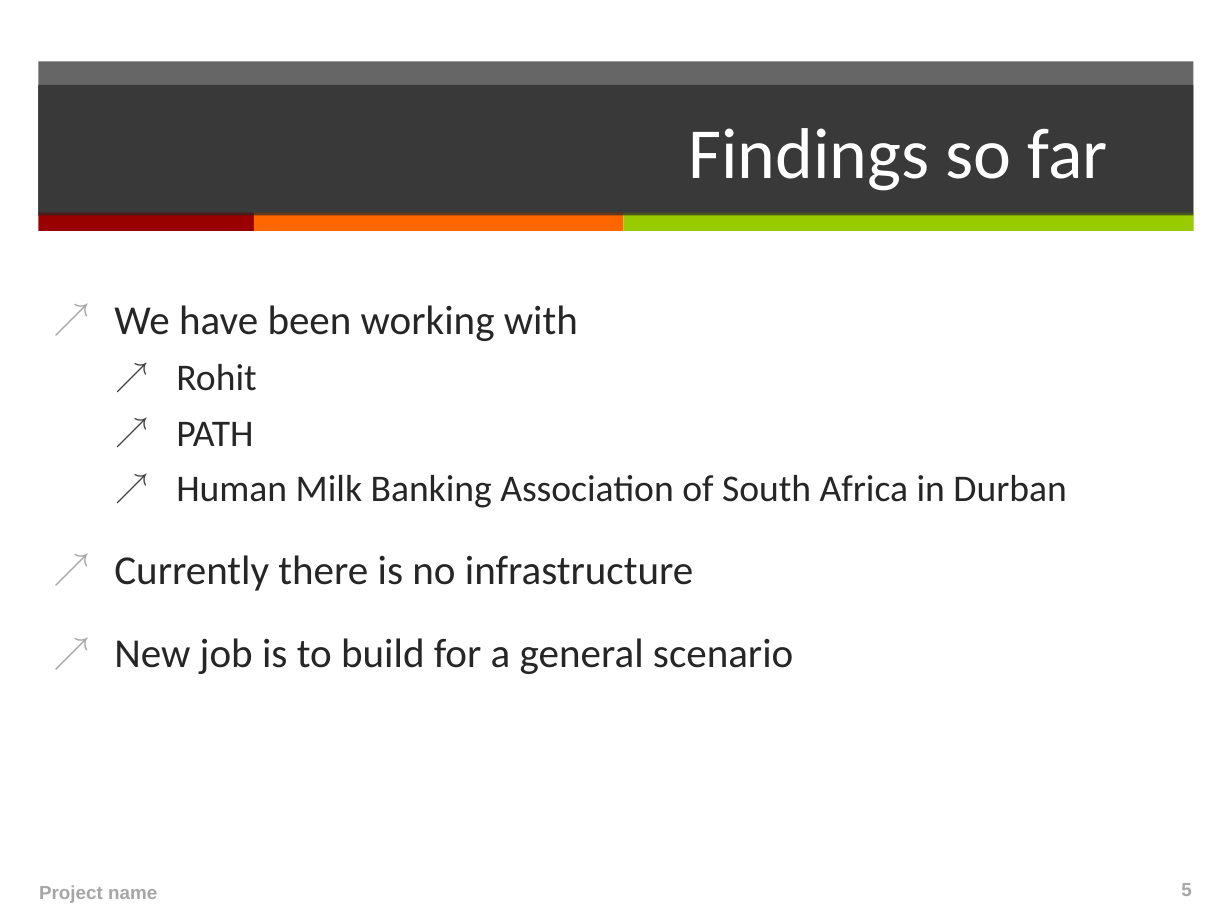
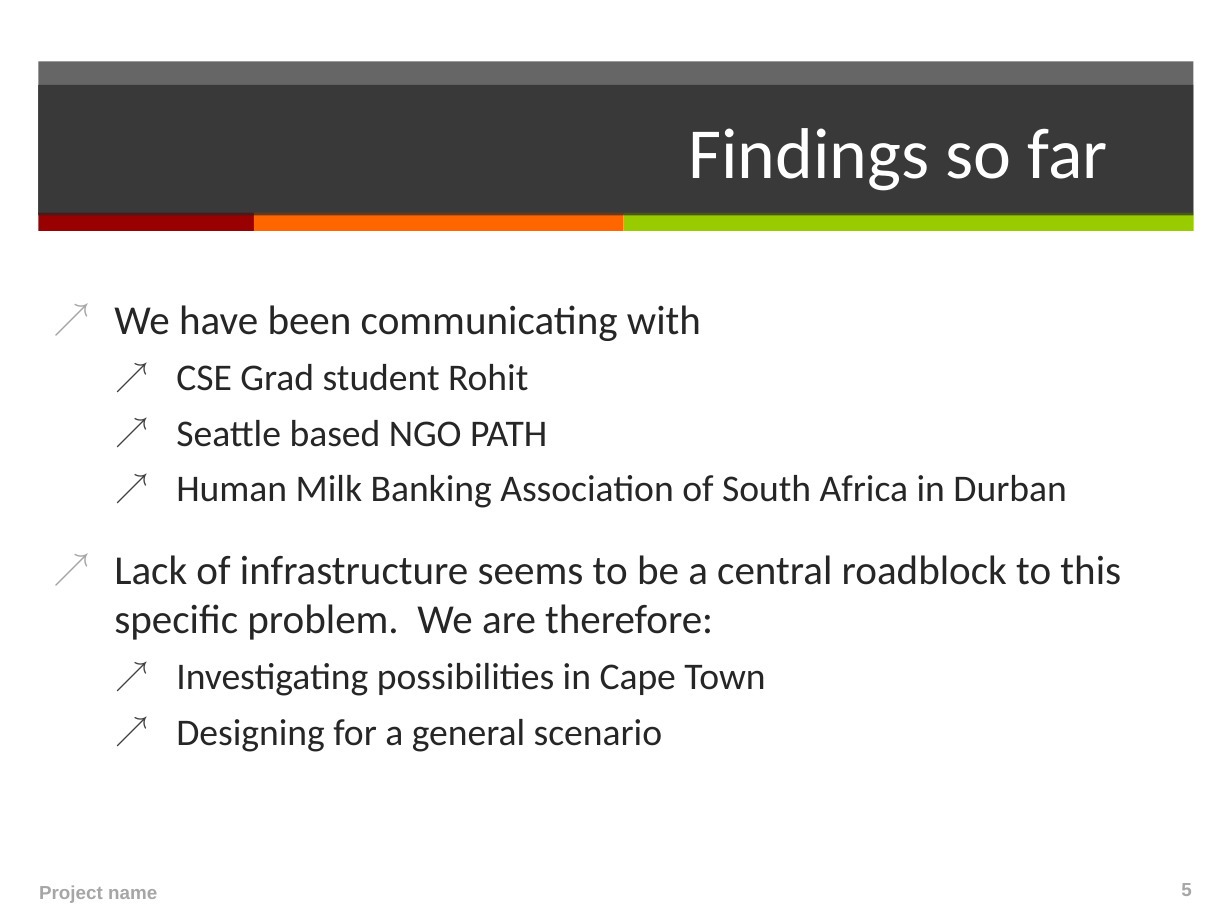
Before and after one commit to japacible/milk-banking-dispatch, a slide deck: slide 5 of presentations/ProjectPresentation-template_13wi.ppt. Drawn at 1232x924 pixels with LibreOffice and Linux fonts; fonts in the diff are those of the drawing. Boxes give left, top, right and bottom in pixels: in the first picture for what was removed or moved away, otherwise in the second. Text is boxed around its words. In the diff, an @@ line names an element or a change of style, - is before the commit and + after.

Commit message:
PPT

```diff
--- a/presentations/ProjectPresentation-template_13wi.ppt
+++ b/presentations/ProjectPresentation-template_13wi.ppt
@@ text at bbox=[114, 305, 701, 447]: text changed; size 24 to 22 pt @@
-↗ We have been working with
-  ↗ Rohit
-  ↗ PATH
+↗ We have been communicating with
+  ↗ CSE Grad student Rohit
+  ↗ Seattle based NGO PATH
@@ text at bbox=[114, 555, 1121, 752]: text changed @@
-↗ Currently there is no infrastructure
-↗ New job is to build for a general scenario
+↗ Lack of infrastructure seems to be a central roadblock to this specific problem. We are therefore:
+  ↗ Investigating possibilities in Cape Town
+  ↗ Designing for a general scenario
```
Also in this commit, not shown: 2 other slides changed.
